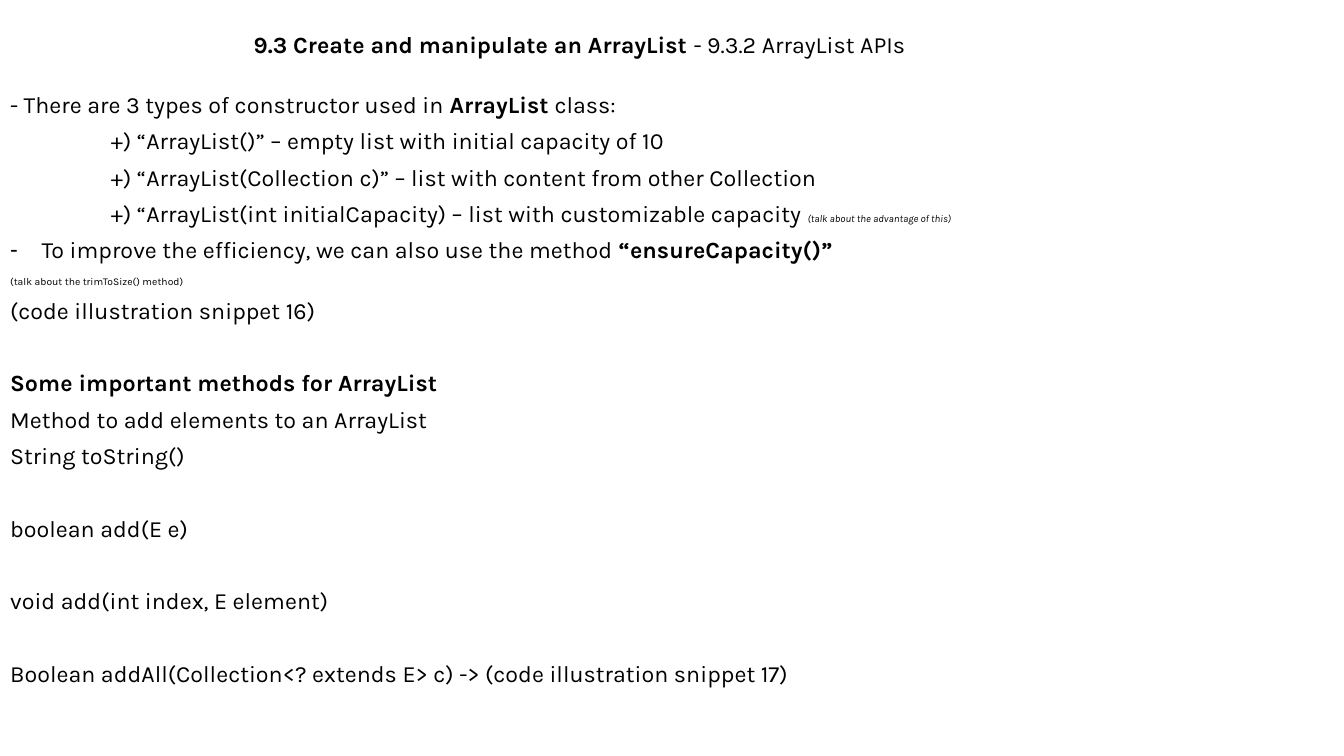
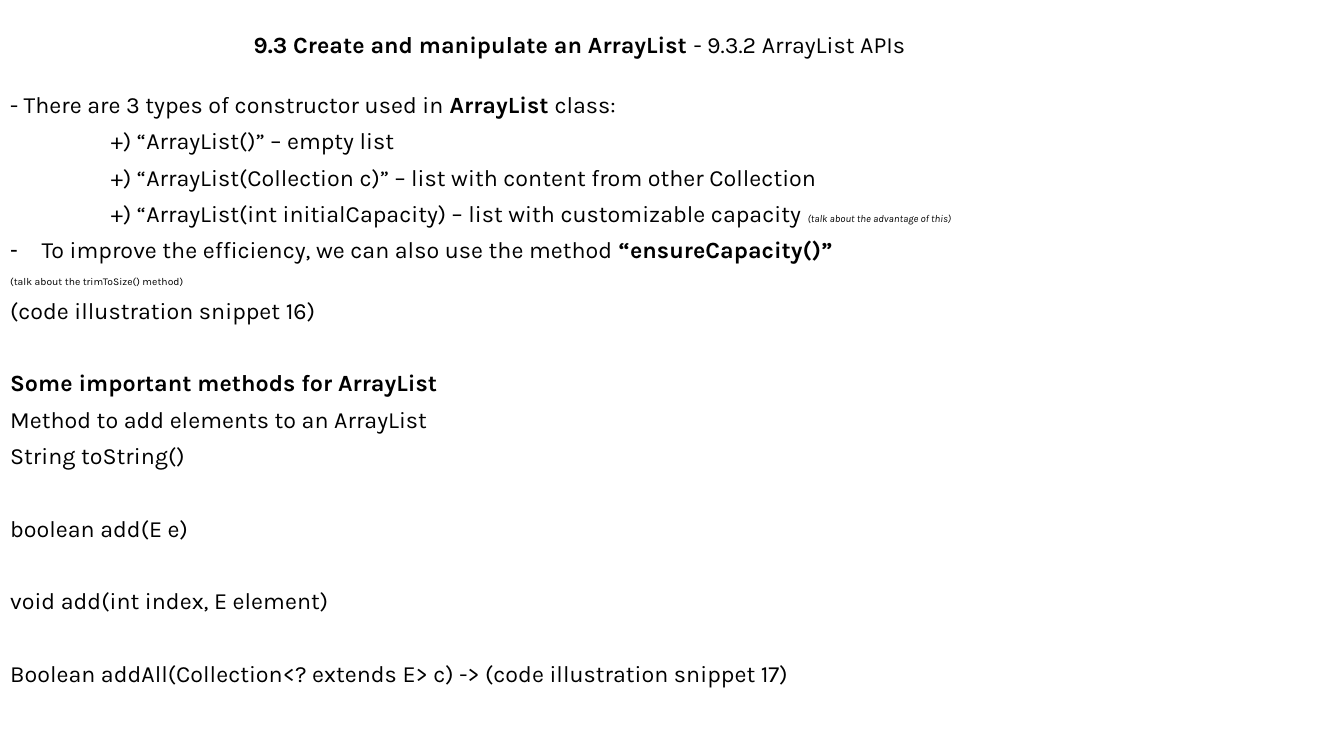
Before and after one commit to MaiDinhVinh/CS-Java, a slide deck: slide 15 of Java SE 8 Teaching Material/Chapter 9 - Arrays and ArrayLists.pptx. Drawn at 1344x756 pixels with LibreOffice and Linux fonts; fonts in the diff are those of the drawing. Boxes give left, top, right and bottom in pixels: in the first picture for what was removed or moved away, otherwise in the second. Text is boxed around its words. In the diff, an @@ line names an element or a change of style, - is before the commit and + after.

Commit message:
upload changes to ppt file

```diff
--- a/Java SE 8 Teaching Material/Chapter 9 - Arrays and ArrayLists.pptx
+++ b/Java SE 8 Teaching Material/Chapter 9 - Arrays and ArrayLists.pptx
@@ text at <box>137,132,394,155</box>: text changed @@
-+) “ArrayList()” – empty list with initial capacity of 10
++) “ArrayList()” – empty list
```
